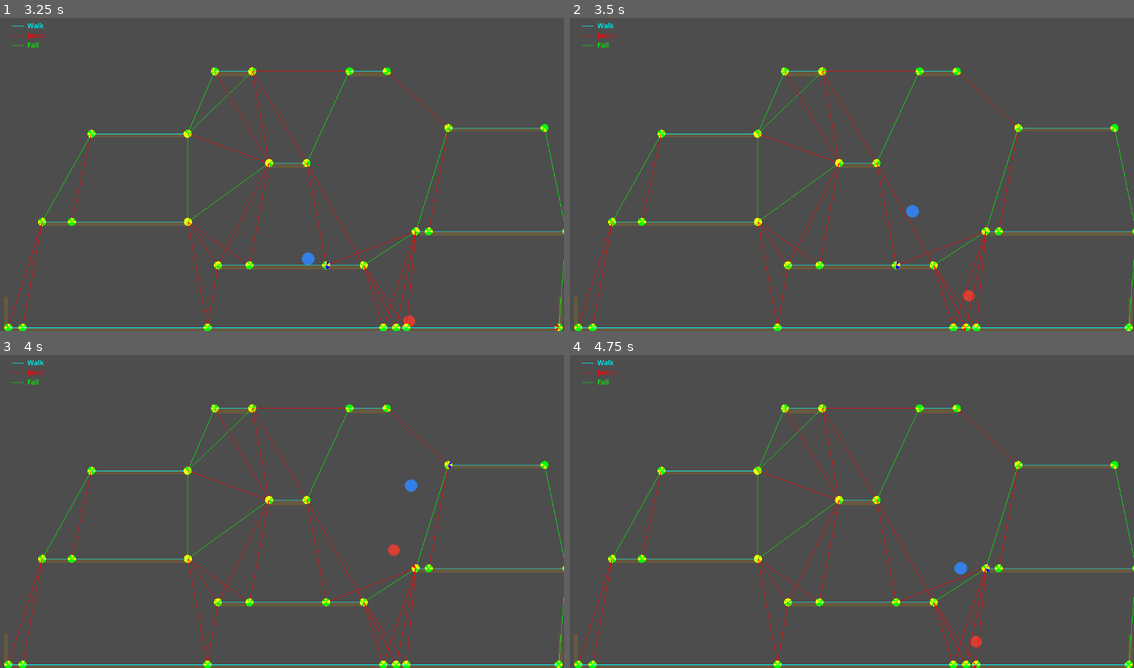
Above: before the commit, frames 1-4 (two rows, left to right).
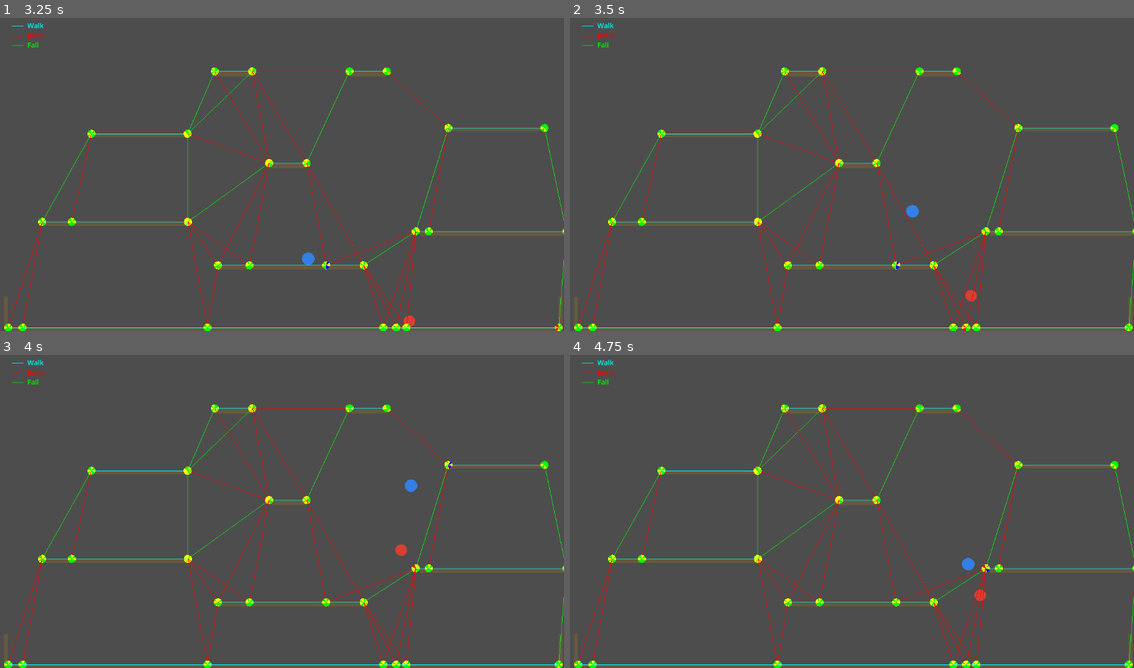
Above: after the commit, the same moments.

Repository: xhocquet/2d-platformer-pathfinding-demo
Game: Godot game, scene res://main.tscn
Same seed, same stepped clock (60 frames per second), same inputs: the game is played once before the commit and once after it.
Inputs:
- Up to frame 1 (3.25 s): hold D (move_right) 0.53-2.03 s; tap W (jump) at 0.6, 0.77, 1.07, 1.35, 1.52, 1.82, 2.1, 2.85, 3.02 s; hold A (move_left) 2.03-2.78 s; hold D (move_right) from 2.78 s (still down)
- Up to frame 2 (3.5 s): keep holding D (move_right); tap W (jump) at 3.32 s
- Up to frame 3 (4 s): keep holding D (move_right); tap W (jump) at 3.6, 3.77 s
- Up to frame 4 (4.75 s): tap W (jump) at 4.07, 4.35, 4.52 s; release D (move_right) at 4.28 s; hold A (move_left) from 4.28 s (still down)

Frame 1 is identical in both runs. In frame 2, less than 0.1% of the frame differs, in the area x 69-73%, y 86-91%; in frame 3, 0.1%; in frame 4, 0.3%, in the area x 68-74%, y 64-100%.

Commit message:
Checkpoint

Diff:
--- a/enemy.gd
+++ b/enemy.gd
@@ -5,8 +5,6 @@
 
 const ARRIVAL_DIST: float = 16.0
 const LEAD_IN_DIST: float = 10.0  # must be this close to source node before initiating jump
-const JUMP_AIR_CONTROL_HEIGHT_RATIO: float = 0.7
-
 @export var speed := 100.0
 
 var _player: CharacterBody2D
@@ -60,7 +58,9 @@
 		return signf(target_pos.x - global_position.x)
 
 	if _ai_state == AiState.JUMP_SEQUENCE:
-		return _get_jump_sequence_move_input()
+		var x: float = _get_jump_sequence_move_input()
+		print("jump move input: ", x)
+		return x
 
 	# Standing, pathless! Walk towards the player.
 	if _ai_state == AiState.STANDING and _path.size() == 1:
@@ -69,6 +69,7 @@
 	return 0.0
 
 func _get_jump_sequence_move_input() -> float:
+	print("jump_phase: ", _jump_phase, " jump_back_out_dir: ", _jump_back_out_dir)
 	if _jump_phase == JumpPhase.LEAD_IN:
 		return signf(_lead_in_target_x - global_position.x)
 
@@ -170,6 +171,8 @@
 func _tick_jump_lead_in() -> void:
 	if absf(global_position.x - _lead_in_target_x) > LEAD_IN_DIST:
 		return
+
+	# Trigger jump press
 	_jump_phase = JumpPhase.JUMP_PRESS
 	_wants_jump_press = true
 	_jump_start_y = global_position.y
@@ -193,7 +196,7 @@
 	var pos_from: Vector2 = _graph.get_section_position(_source_node)
 	var ledge_center_x: float = (ledge_min_x + ledge_max_x) * 0.5
 	var approach_from_left: bool = pos_from.x < ledge_center_x
-	var edge_x: float = ledge_min_x if approach_from_left else ledge_max_x
+	var edge_x: float = ledge_min_x - 40.0 if approach_from_left else ledge_max_x + 40.0
 	var inside: bool = (approach_from_left and global_position.x >= edge_x) or (not approach_from_left and global_position.x <= edge_x)
 	_jump_back_out_dir = -1.0 if (inside and approach_from_left) else (1.0 if (inside and not approach_from_left) else 0.0)
 
@@ -207,10 +210,9 @@
 		_current_node_id = _current_section_id
 		_stand_still()
 		return
+
 	_jump_peak_y = minf(_jump_peak_y, global_position.y)
-	var height_total: float = _jump_start_y - _jump_peak_y
-	var height_now: float = _jump_start_y - global_position.y
-	if height_total > 0.0 and height_now >= JUMP_AIR_CONTROL_HEIGHT_RATIO * height_total:
+	if global_position.y > _jump_peak_y:
 		_jump_phase = JumpPhase.AIR_CONTROL
 
 func _tick_jump_air_control() -> void:
